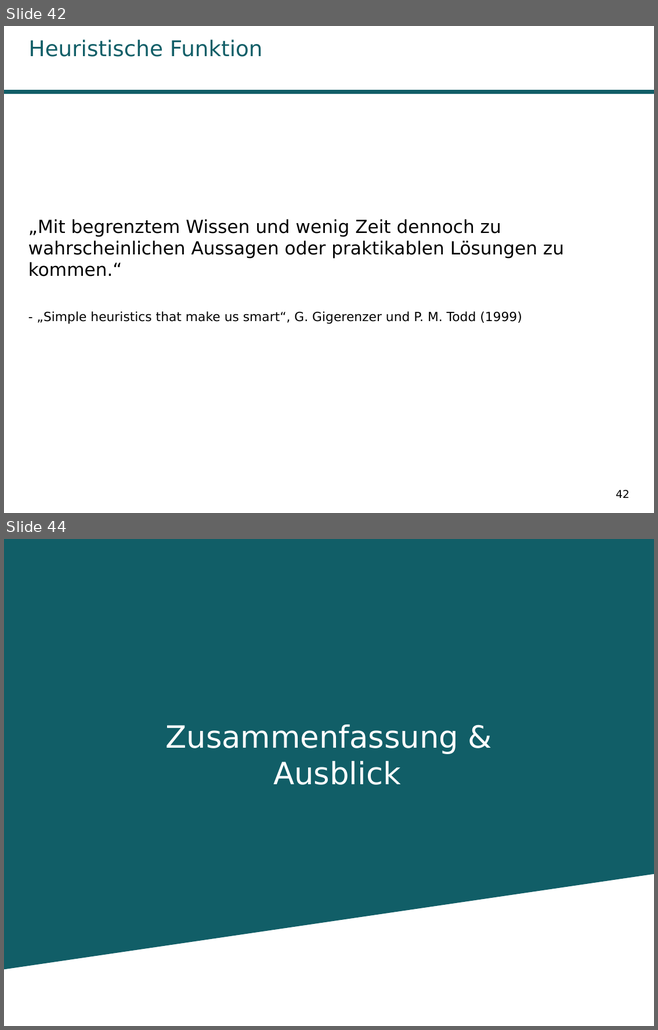
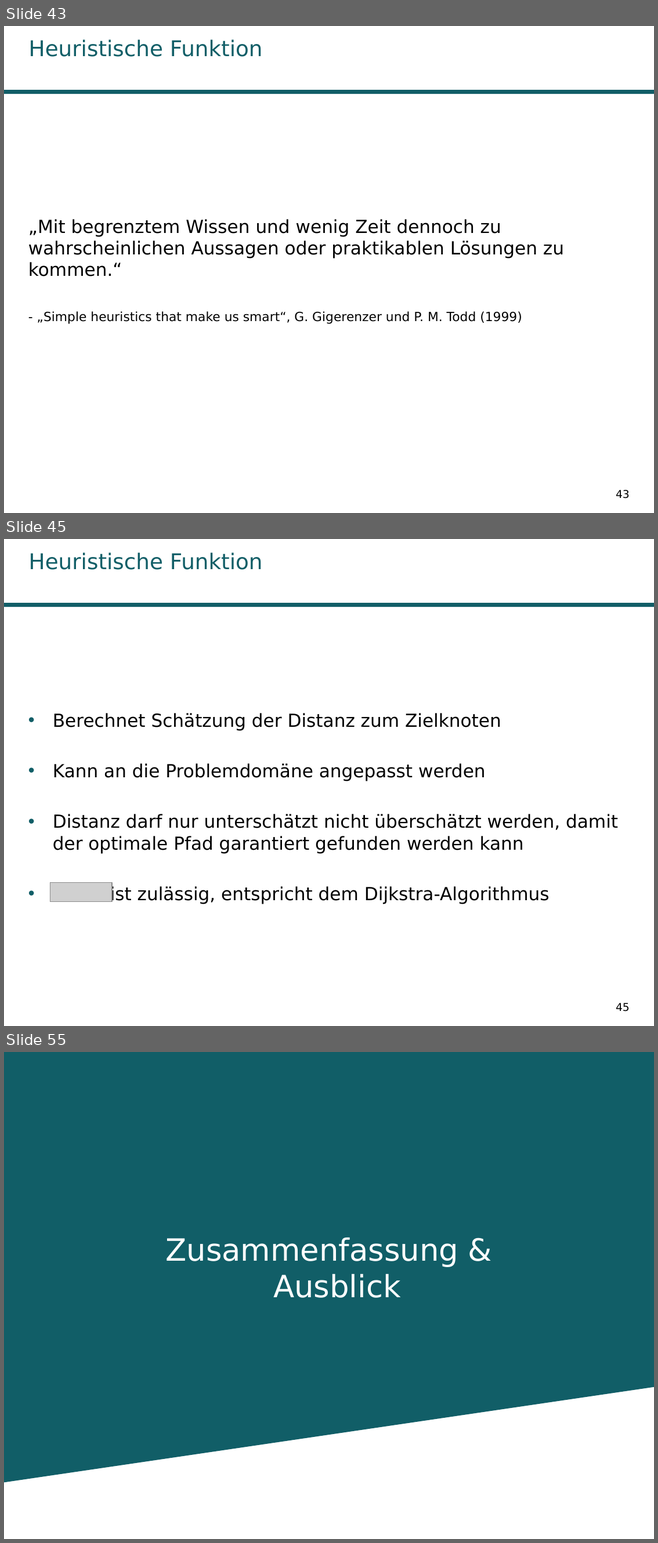
Before and after one commit to Kage0x3B/wissenschaftliches-arbeiten-praesentation, a slide deck: Präsentation Pfadplanungsalgorithmen.odp. Shown one above the other, each under a label of ours: slides 42 and 44 before the commit, slides 43, 45 and 55 after it; the slides between them are not shown. The pictures are 658x1030 and 658x1543 pixels, drawn with LibreOffice and Linux fonts; fonts in the diff are those of the drawing; grey boxes stand for pictures; background and template pictures are left out. Boxes give left, top, right and bottom in pixels: in the first picture for what was removed or moved away, otherwise in the second. Text is boxed around its words. In the diff, an @@ line names an element or a change of style, - is before the commit and + after.

```diff
--- a/Präsentation Pfadplanungsalgorithmen.odp
+++ b/Präsentation Pfadplanungsalgorithmen.odp
@@ slide 45 added at <box>4,539,654,1026</box>, background #FFFFFF; not listed: 1 template element that a slide beside it also shows @@
@@ title added at <box>29,552,263,570</box>, 24 pt, text #115E67 @@
+Heuristische Funktion
@@ text added at <box>53,713,618,904</box>, 20 pt, text #000000 @@
+• Berechnet Schätzung der Distanz zum Zielknoten
+• Kann an die Problemdomäne angepasst werden
+• Distanz darf nur unterschätzt nicht überschätzt werden, damit der optimale Pfad garantiert gefunden werden kann
+• ist zulässig, entspricht dem Dijkstra-Algorithmus
@@ picture added at <box>50,882,112,902</box> @@
@@ page number added at <box>615,1003,629,1012</box>, 12 pt, text #000000 @@
+45
@@ what was slide 42 is now slide 43 @@
@@ page number at <box>615,490,629,499</box>: text changed @@
-42
+43
@@ what was slide 44 is now slide 55 @@
```
Also in this commit, not shown: 14 slides changed, 11 other slides added, 1 slide removed, 6 other files.
